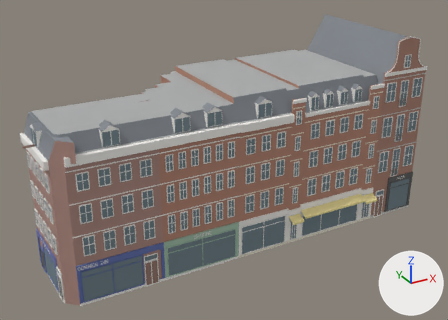
Before and after pictures for a commit that changed the glTF model public/canal-drive/models/ordinary-buildings/chunks/chunk-face-bilder-233580-162444.glb.
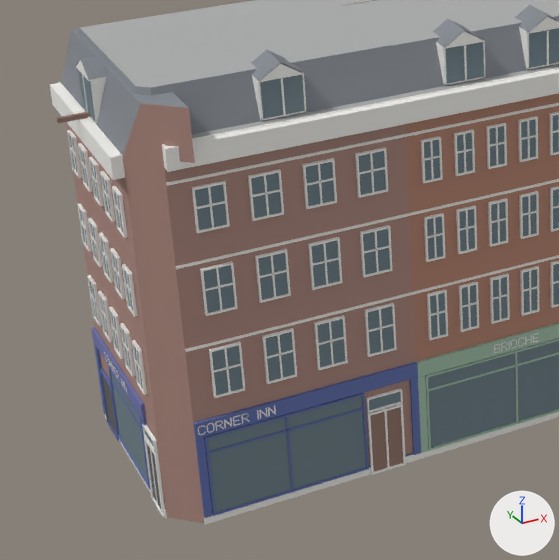
Each version appears first whole from a 50 mm lens placed at (-31.1, -47.7, 35.3), pointed at (0.2, 9.3, 6.8), and next in a close-up on the part from 0% to 49% of the width and 31% to 100% of the height. Arrows for +X, +Y and +Z are at lower right; the lights stay in place. The older version's two pictures come first. Where no turn or scale is listed for an object, it has been applied to the vertices. Vertices at exactly the same position are counted once.

Script lines for the objects in view, before the commit:
```python
ob_face_bilder_233580_162444 = bpy.data.objects.new('face-bilder-233580-162444', me_face_bilder_233580_162444)
ob_face_bilder_233580_162444.location = (-0.94, 11.77, 10.48)
```
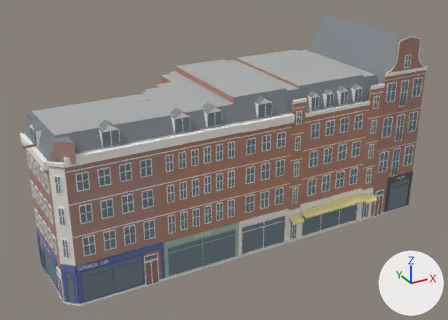
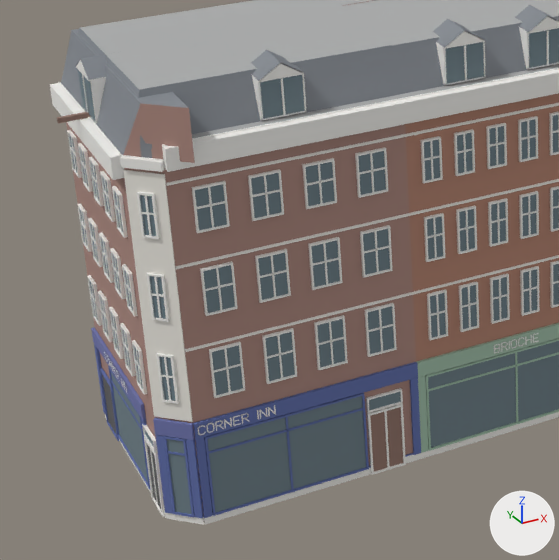
Changed parts and their boxes [x1, y1, x2, y2] in the close-ups (559 x 560 px):
'face-bilder-233580-162444', reshaped
    before: [50, 0, 559, 524]
    after: [50, 0, 559, 525]
part 1 of me_face_bilder_233580_162444, added
    after: [164, 357, 171, 401]
part 2 of me_face_bilder_233580_162444, added
    after: [154, 276, 162, 319]
part 3 of me_face_bilder_233580_162444, added
    after: [145, 196, 152, 236]
part 4 of me_face_bilder_233580_162444, added
    after: [167, 451, 185, 456]
part 5 of me_face_bilder_233580_162444, added (blue)
    after: [153, 418, 195, 440]
part 6 of me_face_bilder_233580_162444, added
    after: [140, 195, 156, 236]
part 7 of me_face_bilder_233580_162444, added
    after: [167, 439, 191, 514]
part 8 of me_face_bilder_233580_162444, added
    after: [123, 170, 193, 422]
part 9 of me_face_bilder_233580_162444, added
    after: [150, 276, 204, 525]
part 10 of me_face_bilder_233580_162444, built on
    before: [50, 6, 394, 180]
    after: [50, 28, 394, 360]

The edits, one by one:
Material 'e3dccb_brick_measured' (mat_e3dccb_brick_measured) is new.
Its base color is (0.89, 0.863, 0.796) (white #f2efe7).
Its roughness is 0.9.
me_face_bilder_233580_162444 is used by ob_face_bilder_233580_162444; location (-0.94, 11.77, 10.48).
me_face_bilder_233580_162444 had 7106 vertices, 11088 faces and spanned x -21.4..21.4, y -12.8..12.8, z -10.5..10.5.
me_face_bilder_233580_162444 now has 7367 vertices, 11600 faces and spans x -21.4..21.4, y -12.8..12.8, z -10.5..10.5.
me_face_bilder_233580_162444 part 1: the loose piece of 8 vertices spanning x -20.3, y -9.8..-9.7, z -5.5..-3.8 is copied, and the copy is moved by (0.6, -1.6, 0.2); it spans x -19.7, y -11.4..-11.3, z -5.3..-3.5.
me_face_bilder_233580_162444 part 2: the loose piece of 8 vertices spanning x -20.3, y -9.8..-9.7, z -2.3..-0.8 is copied, and the copy is moved by (0.6, -1.6, 0.3); it spans x -19.7, y -11.4..-11.3, z -2.0..-0.4.
me_face_bilder_233580_162444 part 3: the loose piece of 8 vertices spanning x -17.7, y -11.9, z 1.2..2.7 is copied, and the copy is moved by (-2.0, 0.5, -0.1); it spans x -19.7, y -11.4..-11.3, z 1.1..2.6.
me_face_bilder_233580_162444 part 4: the loose piece of 8 vertices spanning x -20.5..-20.3, y -9.1..-5.2, z -7.7..-7.6 is copied, and the copy is scaled about its middle by (3.24, 0.117, 0.992), then moved by (0.7, -4.2, 0.1); it spans x -19.9..-19.4, y -11.6..-11.1, z -7.6..-7.5.
me_face_bilder_233580_162444 part 5: the loose piece of 8 vertices spanning x -20.3..-20.2, y -10.6..-9.4, z -7.7..-7.3 is copied, and the copy is turned 45 degrees about the z axis through its middle and scaled by 1.28, then moved by (0.6, -1.3, 1.0), in mat_2a2f6e_door (blue #7177af); it spans x -20.2..-19.1, y -11.9..-10.8, z -6.8..-6.2.
me_face_bilder_233580_162444 part 6: the loose piece of 8 vertices spanning x -20.3..-20.2, y -10.1..-9.4, z 0.7..2.2 is copied, and the copy is turned 45.1 degrees about the z axis through its middle and scaled by 0.97, then moved by (0.6, -1.6, 0.4); it spans x -19.8..-19.5, y -11.5..-11.2, z 1.1..2.6.
me_face_bilder_233580_162444 part 7: the loose piece of 8 vertices spanning x -20.4..-20.3, y -9.1..-5.2, z -10.1..-7.1 is copied, and the copy is scaled about its middle by (3.24, 0.117, 1.05), then moved by (0.7, -4.2, 0.1); it spans x -19.9..-19.4, y -11.6..-11.1, z -10.1..-6.9.
me_face_bilder_233580_162444 part 8: a new loose piece of 92 vertices spanning x -20.2..-19.1, y -11.8..-10.8, z -6.1..3.4.
me_face_bilder_233580_162444 part 9: 67 vertices added at x -20.2..-19.1, y -11.9..-10.8, z -10.5..-0.4.
me_face_bilder_233580_162444 part 10: 1 vertex moved within x -20.2, y -10.8, z 3.9; 9 vertices removed from x -19.4..-18.8, y -11.8..-10.4, z 3.9..6.1; 31 vertices added at x -20.4..-19.1, y -11.9..-3.1, z 3.6..6.1.
Other edits to the shape of me_face_bilder_233580_162444 do not show in these pictures.
me_face_bilder_233580_162444 gains material mat_e3dccb_brick_measured (white #f2efe7).
